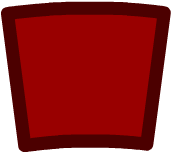
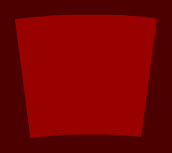
Revision of a layered 172×153 image; what changed, layer by layer:
added layer "Layer 2" over [left=0, top=0, right=172, bottom=153]
